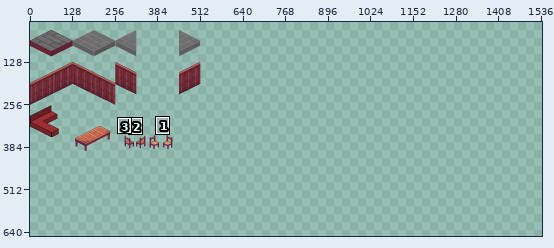
Edited in one commit: pixel-art file (Output/Assets/Maps/Level 2.ase). The first picture is a wide view before the edit; the outline marks the close-up.
Close-up. Old version:
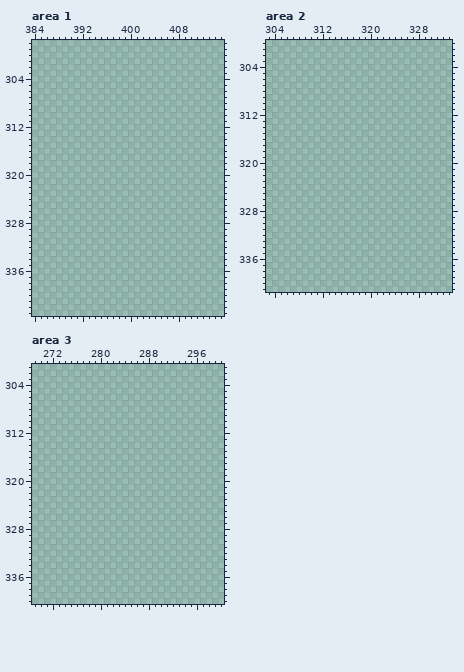
768x820 pixels, 1 frame. Colours within 5 levels of each other are drawn and written as one. Shown: area 1: x 384..415, y 298..343; area 2: x 303..333, y 300..341; area 3: x 269..300, y 301..340. The old version is drawn lined up with the new one, on the new canvas. The wide view leaves out empty margins. The commit also changed other parts of the picture, which this record leaves out.
After:
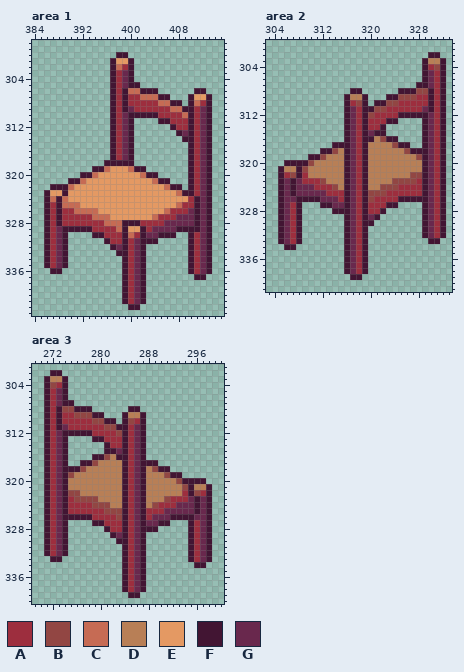
Palette (. is transparent): A #9d2e3e  B #924643  C #c66b54  D #b87f56  E #e49963  F #421533  G #69284d
The exact change:
canvas 768x820 -> 1539x650 (the part of the old canvas that was cut away was empty and is not shown)
Changed rows in their new state; - is an unchanged pixel.
Area 1:
first column x 386:
300 ------------FF--------------
301 -----------FEEF-------------
302 -----------FCAF-------------
303 -----------FAGF-------------
304 -----------FAGF-------------
305 -----------FAGFF------------
306 -----------FAFCCFFF------FF-
307 -----------FAFAACCCFF---FEEF
308 -----------FAFAAAAACCFF-FCAF
309 -----------FAFGAAAAAACCFFAGF
310 -----------FAGFFFFFAAAACFAGF
311 -----------FAGF----FFAAAFAGF
312 -----------FAGF------FAAFAGF
313 -----------FAGF-------FGFAGF
314 -----------FAGF--------FFAGF
315 -----------FAGF---------FAGF
316 -----------FAGF---------FAGF
317 -----------FAGF---------FAGF
318 ----------FFFFF---------FAGF
319 --------FFCEEECFF-------FAGF
320 ------FFCEEEEEEECFF-----FAGF
321 ----FFCEEEEEEEEEEECFF---FAGF
322 -FFFCEEEEEEEEEEEEEEECFF-FAGF
323 FEEFEEEEEEEEEEEEEEEEEECFFAGF
324 FCFCEEEEEEEEEEEEEEEEEEEEAFGF
325 FAFCCCEEEEEEEEEEEEEEEECAAFGF
326 FAFAACCCCEEEEEEEEEEECAAAGFGF
327 FAFAAAAACCCEEEEEEECAAAGGGFGF
328 FAFAAAAAAACCCFFFAAAAGGGGGFGF
329 FAGFFFFFAAAACFEEFAGGGGFFFFGF
330 FAGF----FFAAAFCAFGGFFF--FAGF
331 FAGF------FAAFAGFFF-----FAGF
332 FAGF-------FGFAGF-------FAGF
333 FAGF--------FFAGF-------FAGF
334 FAGF---------FAGF-------FAGF
335 FAGF---------FAGF-------FAGF
336 -FF----------FAGF-------FAGF
337 -------------FAGF--------FF-
338 -------------FAGF-----------
339 -------------FAGF-----------
340 -------------FAGF-----------
341 -------------FAGF-----------
342 --------------FF------------
Area 2:
first column x 305:
302 -------------------------FF-
303 ------------------------FDDF
304 ------------------------FABF
305 ------------------------FGAF
306 ------------------------FGAF
307 -----------------------FFGAF
308 ------------FF------FFFBBFAF
309 -----------FDDF---FFBBBAAFAF
310 -----------FABF-FFBBAAAAAFAF
311 -----------FGAFFBBAAAAAAGFAF
312 -----------FGAFBAAAAFFFFFGAF
313 -----------FGAFAAAFF----FGAF
314 -----------FGAFAAF------FGAF
315 -----------FGAFGFF------FGAF
316 -----------FGAFFDBFF----FGAF
317 ---------FFFGAFDDDDBFF--FGAF
318 -------FFBDFGAFDDDDDDBFFFGAF
319 -----FFBDDDFGAFDDDDDDDDBFGAF
320 -FFFFBDDDDDFGAFDDDDDDDDDFGAF
321 FDDFBDDDDDDFGAFDDDDDDDDDFGAF
322 FABFADDDDDDFGAFDDDDDDDBBFGAF
323 FGFGAAABDDDFGAFDDDDBBBBAFGAF
324 FGFGGGAAABDFGAFDDBBBAAAAFGAF
325 FGFGGGGGAAAFGAFBBBAAAAAAFGAF
326 FGGFFFFGGGAFGAFBAAAAFFFFFGAF
327 FGAF---FFGGFGAFAAAFF----FGAF
328 FGAF-----FFFGAFAAF------FGAF
329 FGAF-------FGAFGF-------FGAF
330 FGAF-------FGAFF--------FGAF
331 FGAF-------FGAF---------FGAF
332 FGAF-------FGAF---------FGAF
333 FGAF-------FGAF----------FF-
334 -FF--------FGAF-------------
335 -----------FGAF-------------
336 -----------FGAF-------------
337 -----------FGAF-------------
338 -----------FGAF-------------
339 ------------FF--------------
Area 3:
first column x 271:
302 -FF-------------------------
303 FDDF------------------------
304 FBAF------------------------
305 FAGF------------------------
306 FAGF------------------------
307 FAGFF-----------------------
308 FAFBBFFF------FF------------
309 FAFAABBBFF---FDDF-----------
310 FAFAAAAABBFF-FBAF-----------
311 FAFGAAAAAABBFFAGF-----------
312 FAGFFFFFAAAABFAGF-----------
313 FAGF----FFAAAFAGF-----------
314 FAGF------FAAFAGF-----------
315 FAGF------FFGFAGF-----------
316 FAGF----FFBDFFAGF-----------
317 FAGF--FFBDDDDFAGFFF---------
318 FAGFFFBDDDDDDFAGFDBFF-------
319 FAGFBDDDDDDDDFAGFDDDBFF-----
320 FAGFDDDDDDDDDFAGFDDDDDBFFFF-
321 FAGFDDDDDDDDDFAGFDDDDDDBFDDF
322 FAGFBBDDDDDDDFAGFDDDDDDAFBAF
323 FAGFABBBBDDDDFAGFDDDBAAAGFGF
324 FAGFAAAABBBDDFAGFDBAAAGGGFGF
325 FAGFAAAAAABBBFAGFAAAGGGGGFGF
326 FAGFFFFFAAAABFAGFAGGGFFFFGGF
327 FAGF----FFAAAFAGFGGFF---FAGF
328 FAGF------FAAFAGFFF-----FAGF
329 FAGF-------FGFAGF-------FAGF
330 FAGF--------FFAGF-------FAGF
331 FAGF---------FAGF-------FAGF
332 FAGF---------FAGF-------FAGF
333 -FF----------FAGF-------FAGF
334 -------------FAGF--------FF-
335 -------------FAGF-----------
336 -------------FAGF-----------
337 -------------FAGF-----------
338 -------------FAGF-----------
339 --------------FF------------
